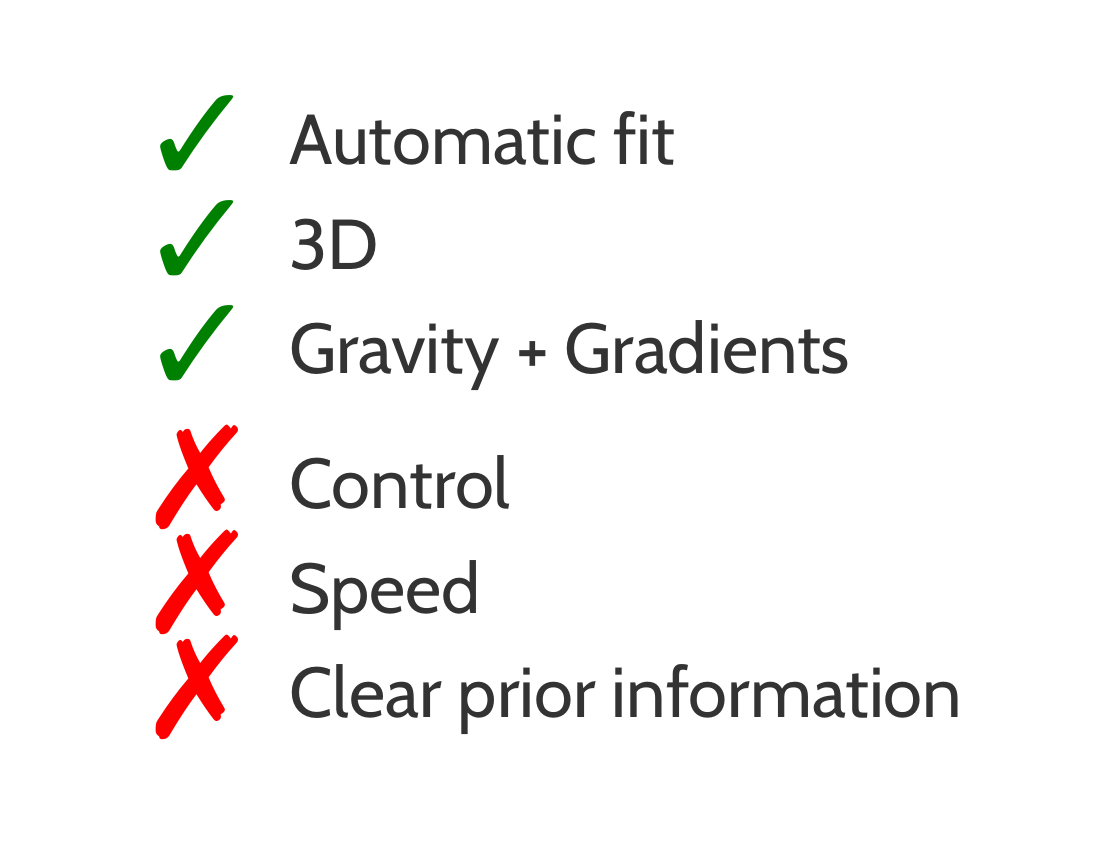
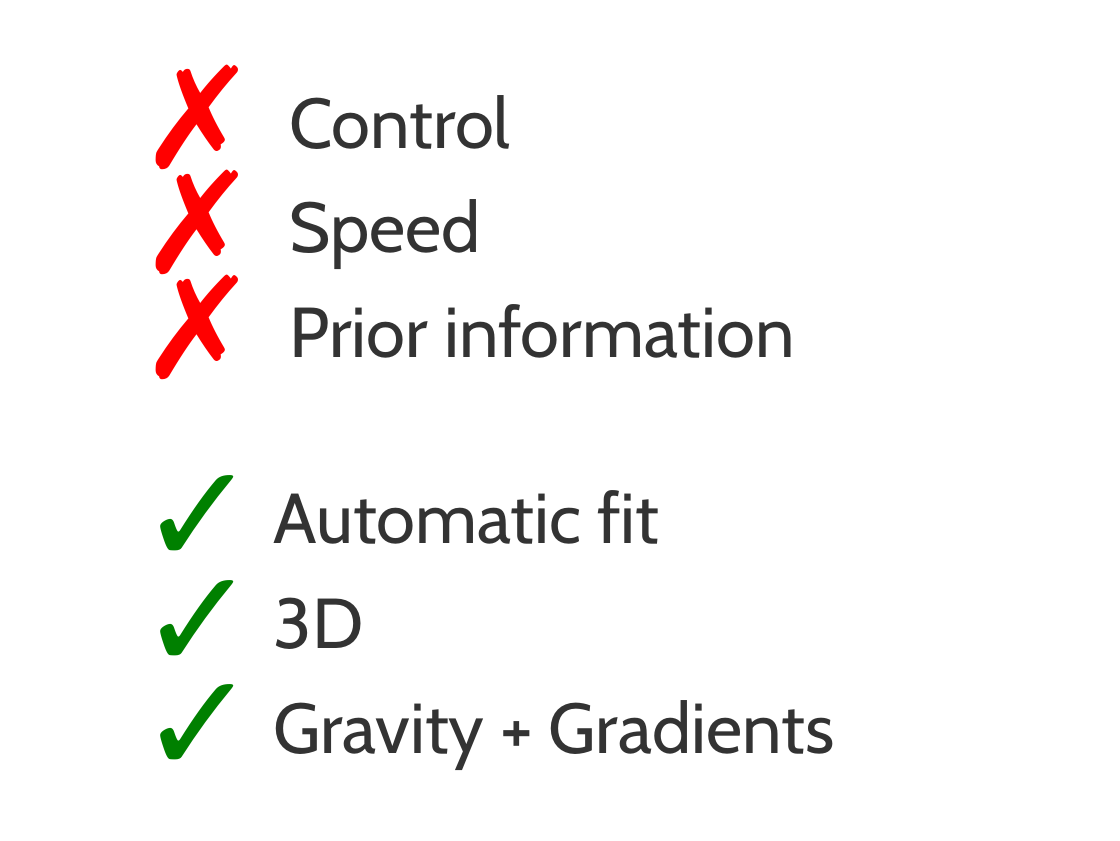
Before and after one commit to leouieda/gghs2012, a slide deck: slide 8 of presentation/uieda_barbosa_iag2012.odp (slide 7 before the commit). Drawn at 1120x841 pixels with LibreOffice and Linux fonts; fonts in the diff are those of the drawing; background and template pictures are left out. Boxes give left, top, right and bottom in pixels: in the first picture for what was removed or moved away, otherwise in the second. Text is boxed around its words. In the diff, an @@ line names an element or a change of style, - is before the commit and + after.

```diff
--- a/presentation/uieda_barbosa_iag2012.odp
+++ b/presentation/uieda_barbosa_iag2012.odp
@@ text "Control": place and size @@
-text "Control" at (289, 111, 850, 390)
+text "Control" at (274, 95, 834, 769)
@@ text at (289, 95, 794, 358): paragraphs added @@
+✗ Control
+✗ Speed
+✗ Prior information
@@ text removed at (289, 455, 962, 734) @@
-✗ Control
-✗ Speed
-✗ Clear prior information
```
Also in this commit, not shown: 1 other slide changed, 3 slides added, 1 slide removed, 5 other files.
